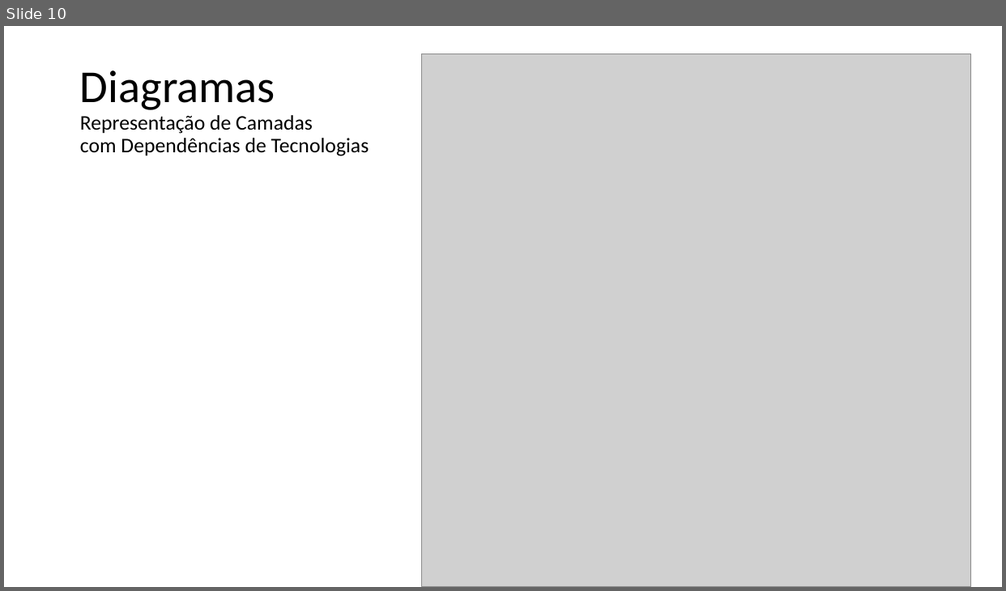
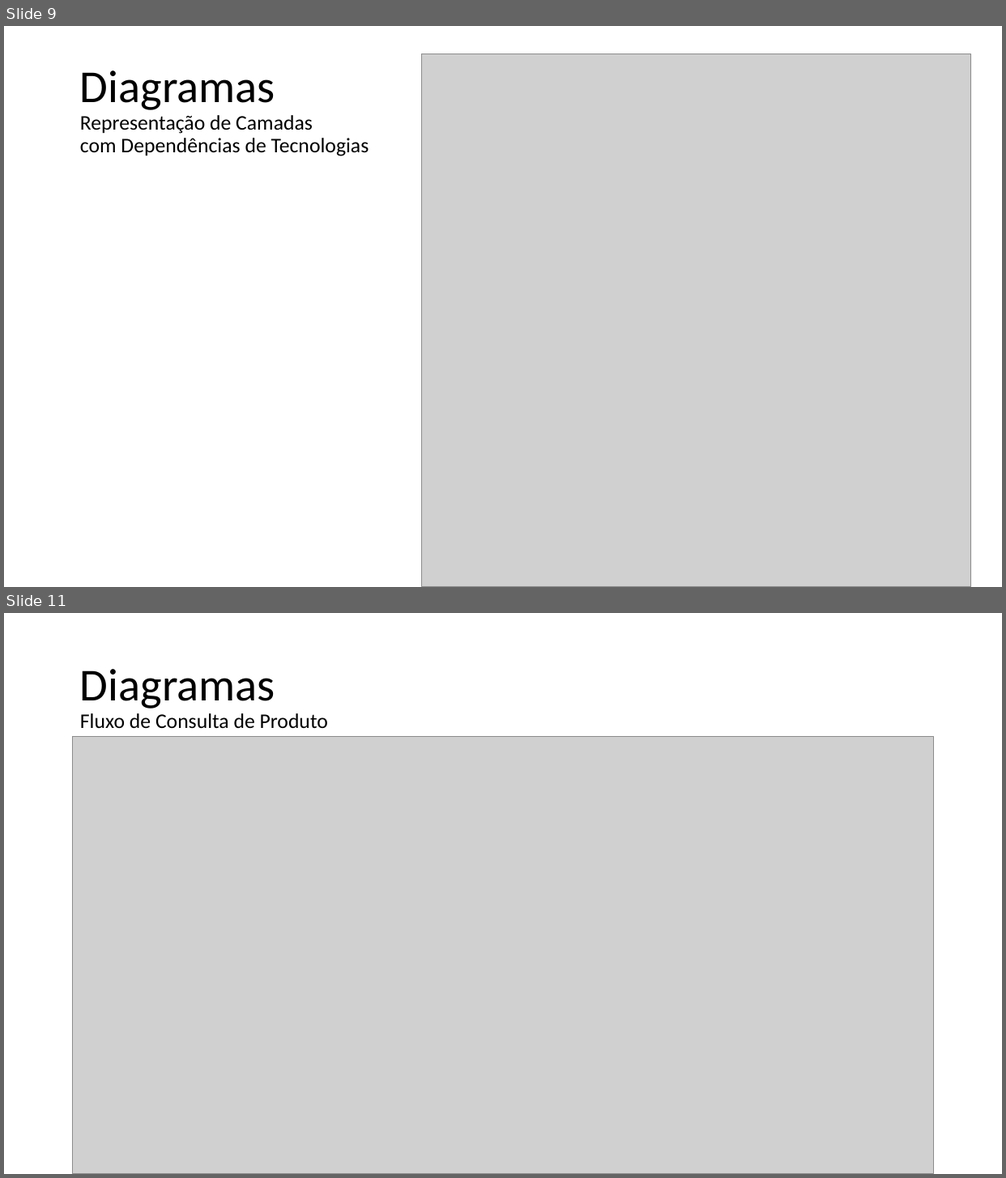
Before and after one commit to Leolardo123/LESII-EJOGOS_Cliente, a slide deck: SHOPB.pptx. Shown one above the other, each under a label of ours: slide 10 before the commit, slides 9 and 11 after it; the slides between them are not shown. The pictures are 1006x591 and 1006x1178 pixels, drawn with LibreOffice and Linux fonts; fonts in the diff are those of the drawing; grey boxes stand for pictures. Boxes give left, top, right and bottom in pixels: in the first picture for what was removed or moved away, otherwise in the second. Text is boxed around its words. In the diff, an @@ line names an element or a change of style, - is before the commit and + after.

```diff
--- a/SHOPB.pptx
+++ b/SHOPB.pptx
@@ slide 11 added at bbox=[4, 613, 1002, 1174], background #FFFFFF @@
@@ title added at bbox=[80, 669, 328, 729], 20 pt, text #000000 @@
+Diagramas
+Fluxo de Consulta de Produto
@@ picture added at bbox=[73, 736, 934, 1174] @@
@@ what was slide 10 is now slide 9 @@
```
Also in this commit, not shown: 2 other slides added, 1 slide removed.
